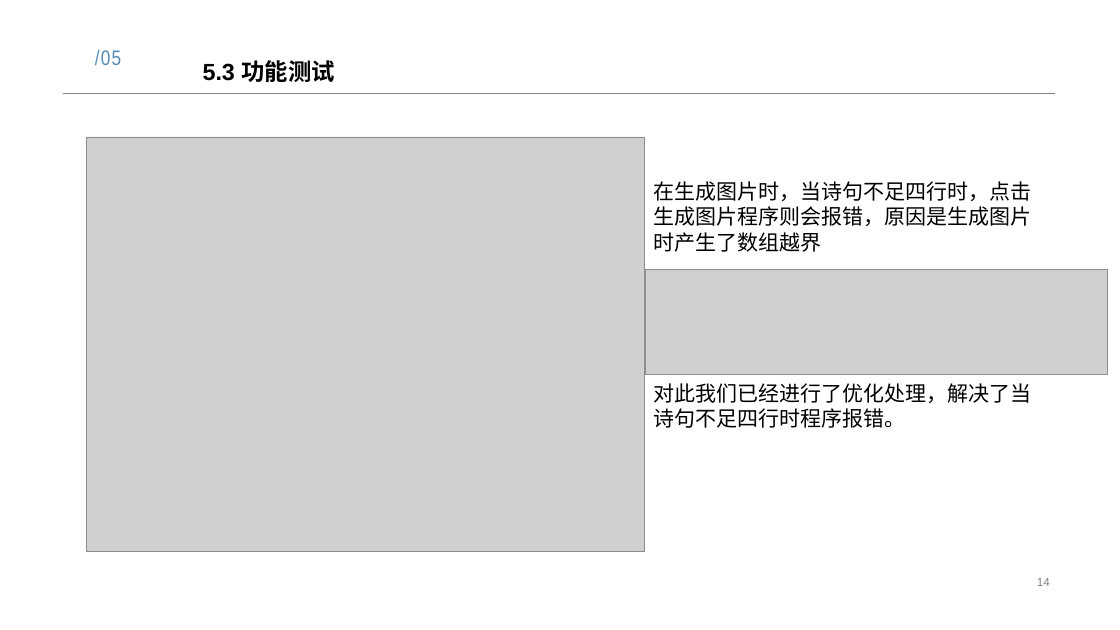
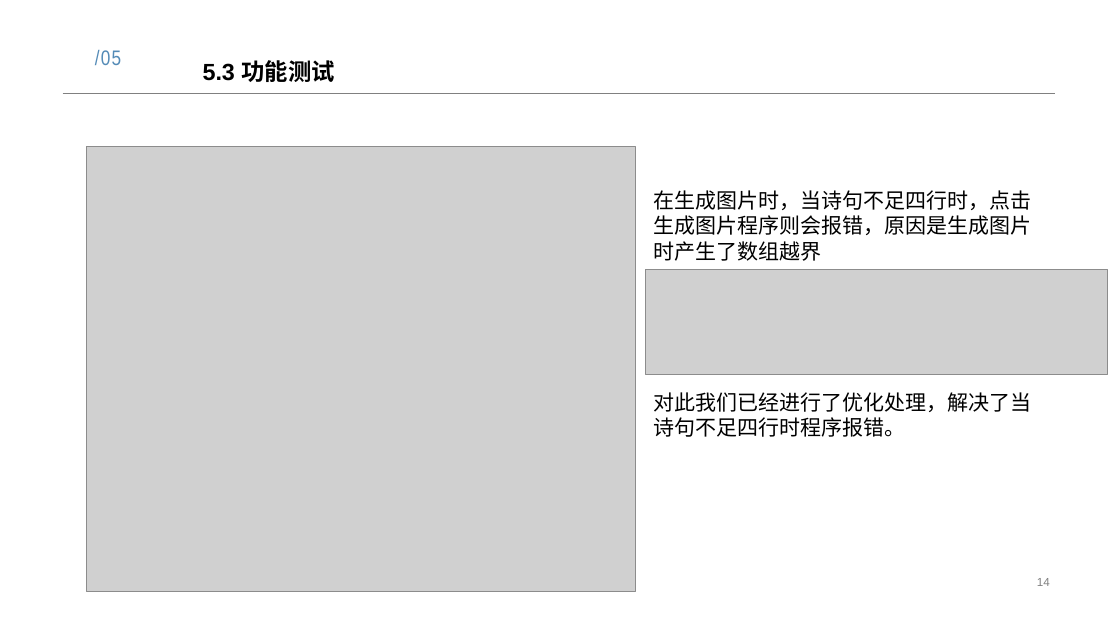
Before and after one commit to poetryexec/poetry, a slide deck: slide 14 of RelationDocuments/8组_唐诗生成系统的设计与实现.pptx. Drawn at 1120x630 pixels with LibreOffice and Linux fonts; fonts in the diff are those of the drawing; grey boxes stand for pictures. Boxes give left, top, right and bottom in pixels: in the first picture for what was removed or moved away, otherwise in the second. Text is boxed around its words. In the diff, an @@ line names an element or a change of style, - is before the commit and + after.

```diff
--- a/RelationDocuments/8组_唐诗生成系统的设计与实现.pptx
+++ b/RelationDocuments/8组_唐诗生成系统的设计与实现.pptx
@@ picture: place and size @@
-picture at (87, 137, 644, 551)
+picture at (87, 147, 635, 592)
@@ text "在生成图片时，当诗句不足四行时，点击生成图片程序则会报错，原因是生成图片时产生了数组越界": place and size @@
-text "在生成图片时，当诗句不足四行时，点击生成图片程序则会报错，原因是生成图片时产生了数组越界" at (653, 181, 1031, 428)
+text "在生成图片时，当诗句不足四行时，点击生成图片程序则会报错，原因是生成图片时产生了数组越界" at (653, 190, 1031, 437)
```
Also in this commit, not shown: 2 other files.
